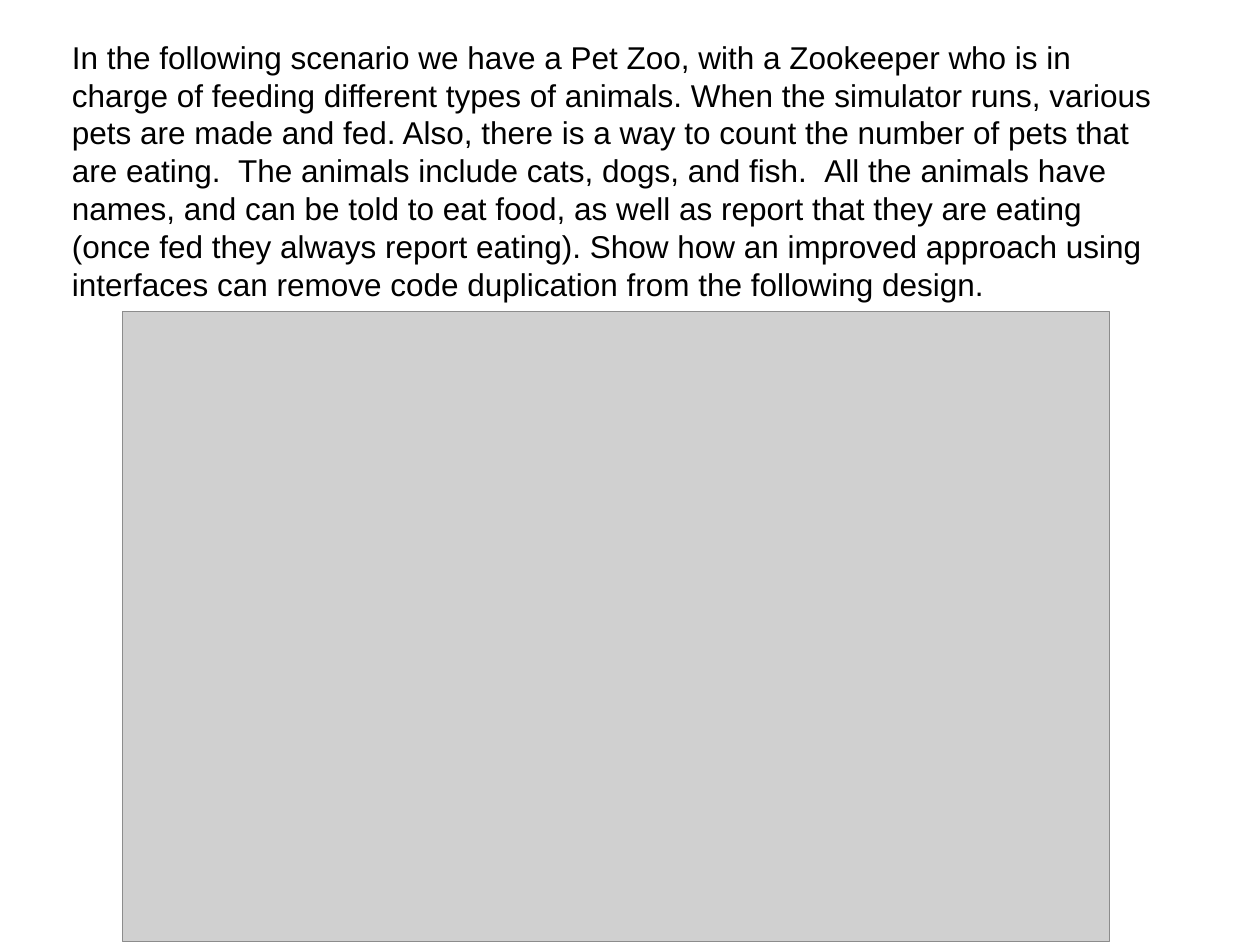
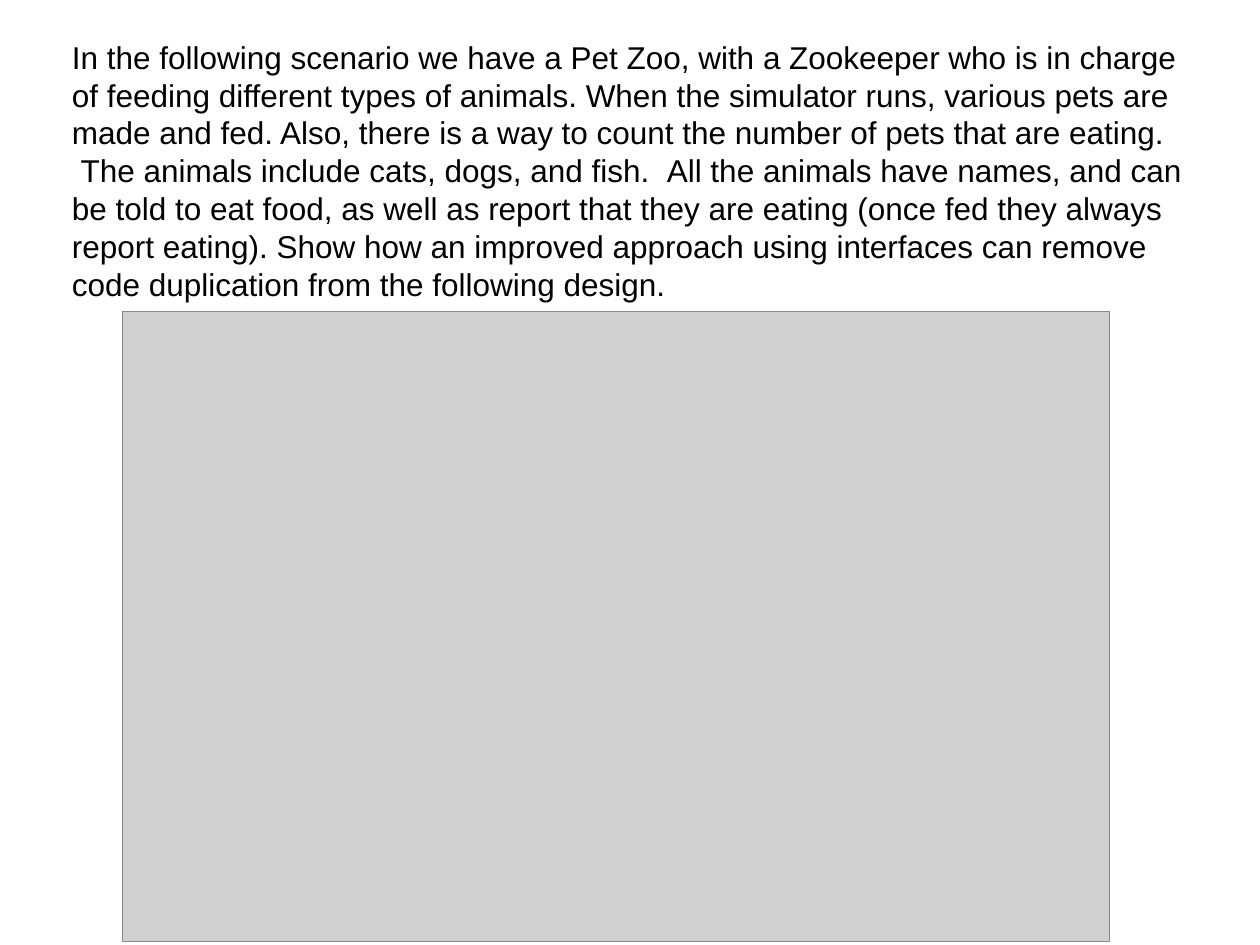
Before and after one commit to RHIT-CSSE/csse220, a slide deck: slide 17 of ClassMaterials/Interfaces/Slides/Interfaces.pptx. Drawn at 1260x945 pixels with LibreOffice and Linux fonts; fonts in the diff are those of the drawing; grey boxes stand for pictures. Boxes give left, top, right and bottom in pixels: in the first picture for what was removed or moved away, otherwise in the second. Text is boxed around its words. In the diff, an @@ line names an element or a change of style, - is before the commit and + after.

Commit message:
update slides

```diff
--- a/ClassMaterials/Interfaces/Slides/Interfaces.pptx
+++ b/ClassMaterials/Interfaces/Slides/Interfaces.pptx
@@ text "In the following scenario we ..." rewrapped from (72, 46, 1150, 301) to (72, 46, 1182, 301) @@
```
Also in this commit, not shown: 1 other slide changed, 1 slide added.
